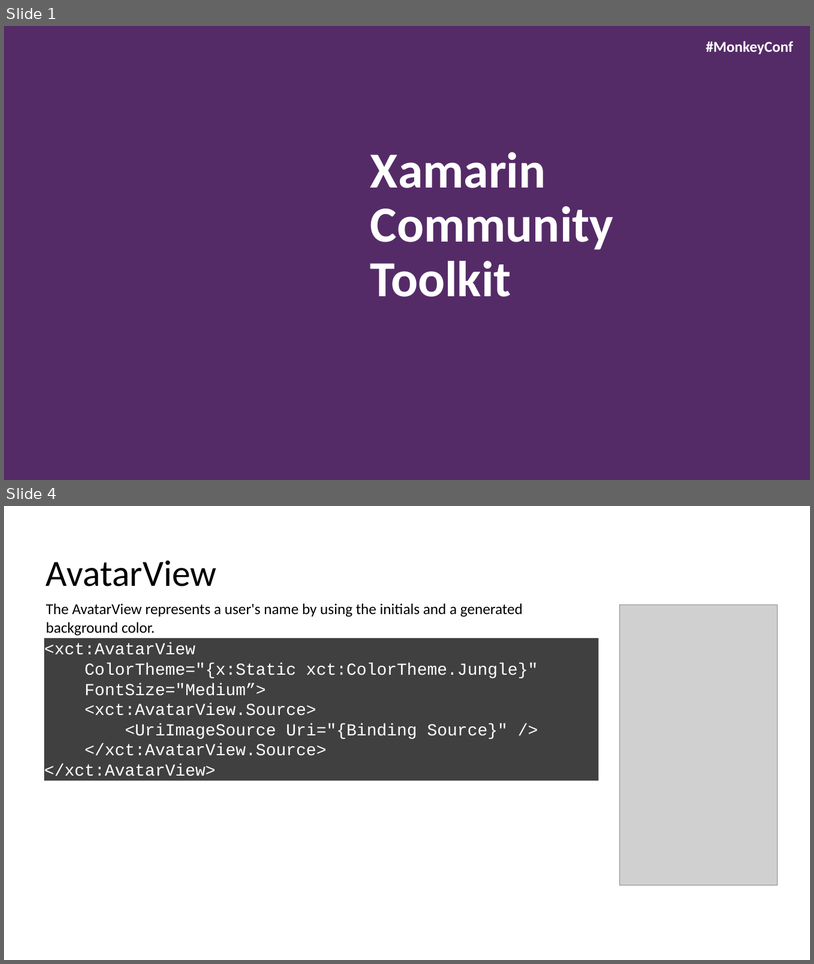
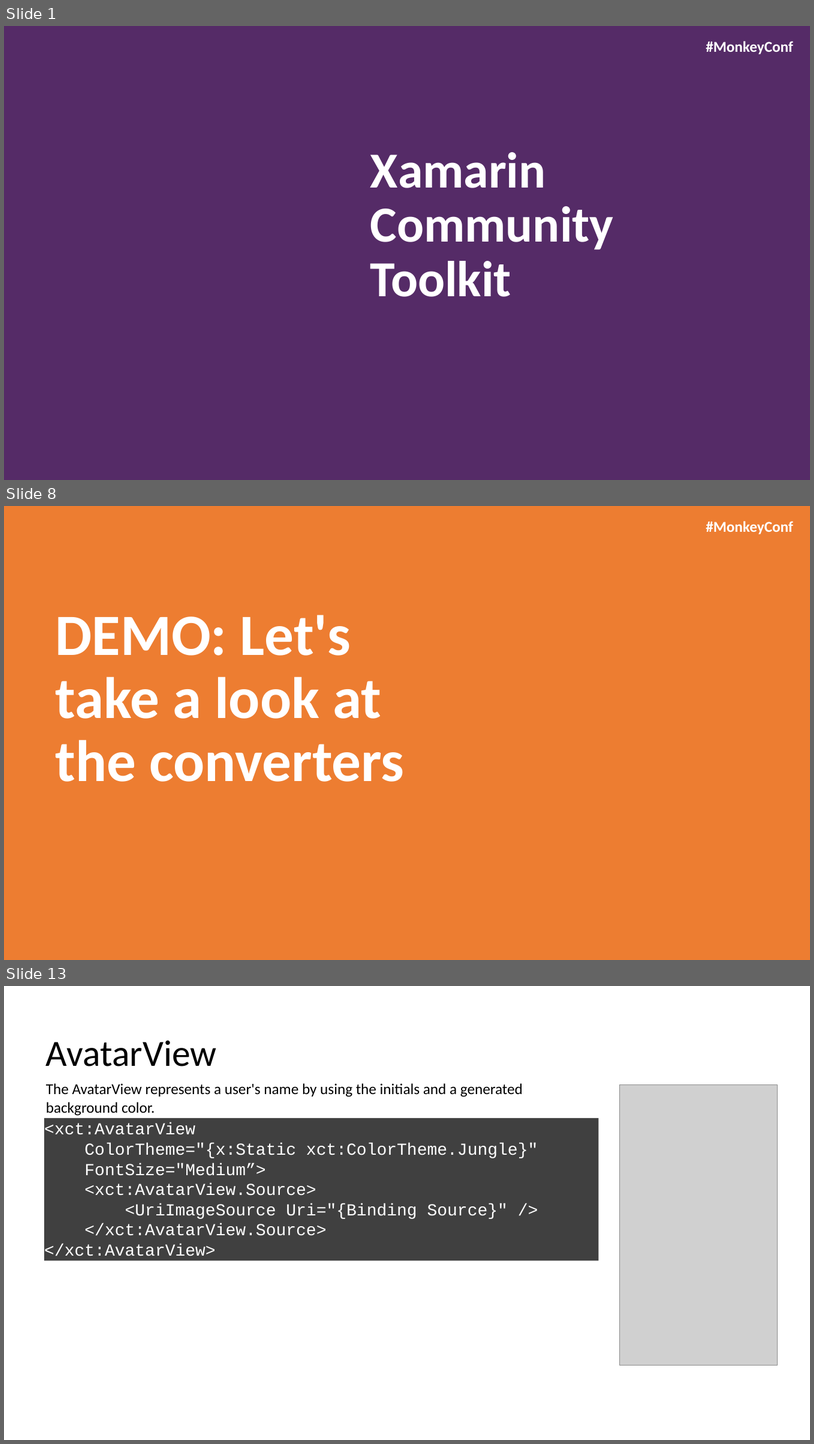
Before and after one commit to jsuarezruiz/MonkeyConf2020, a slide deck: Xamarin Community Toolkit/MonkeyConf2020 - Xamarin Community Toolkit.pptx. Shown one above the other, each under a label of ours: slides 1 and 4 before the commit, slides 1, 8 and 13 after it; the slides between them are not shown. The pictures are 814x964 and 814x1444 pixels, drawn with LibreOffice and Linux fonts; fonts in the diff are those of the drawing; grey boxes stand for pictures; background and template pictures are left out. Boxes give left, top, right and bottom in pixels: in the first picture for what was removed or moved away, otherwise in the second. Text is boxed around its words. In the diff, an @@ line names an element or a change of style, - is before the commit and + after.

```diff
--- a/Xamarin Community Toolkit/MonkeyConf2020 - Xamarin Community Toolkit.pptx
+++ b/Xamarin Community Toolkit/MonkeyConf2020 - Xamarin Community Toolkit.pptx
@@ slide 8 added at <box>4,506,810,960</box>, background #ED7D31; not listed: 1 template element that a slide beside it also shows @@
@@ title added at <box>55,615,404,781</box>, 139 pt, text #FFFFFF, bold @@
+DEMO: Let's take a look at the converters
@@ what was slide 4 is now slide 13 @@
```
Also in this commit, not shown: 2 slides changed, 10 other slides added, 2 slides removed.
